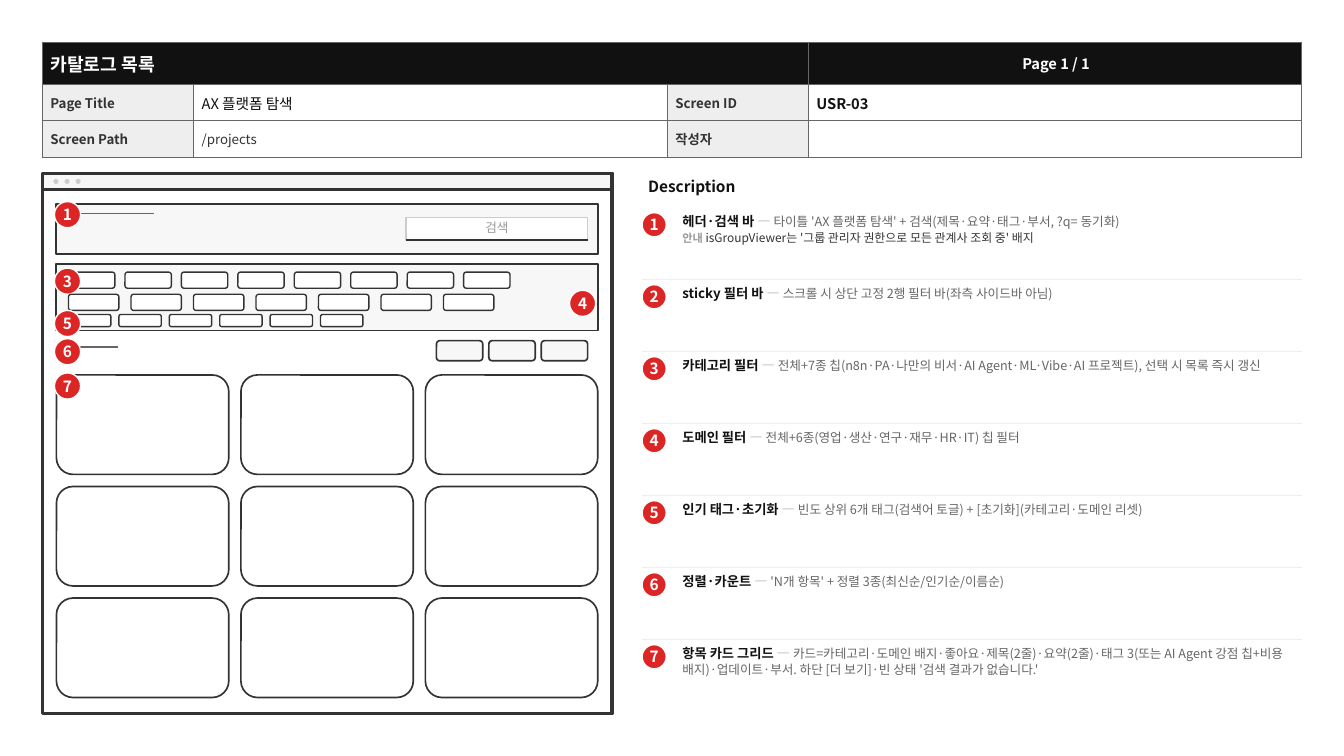
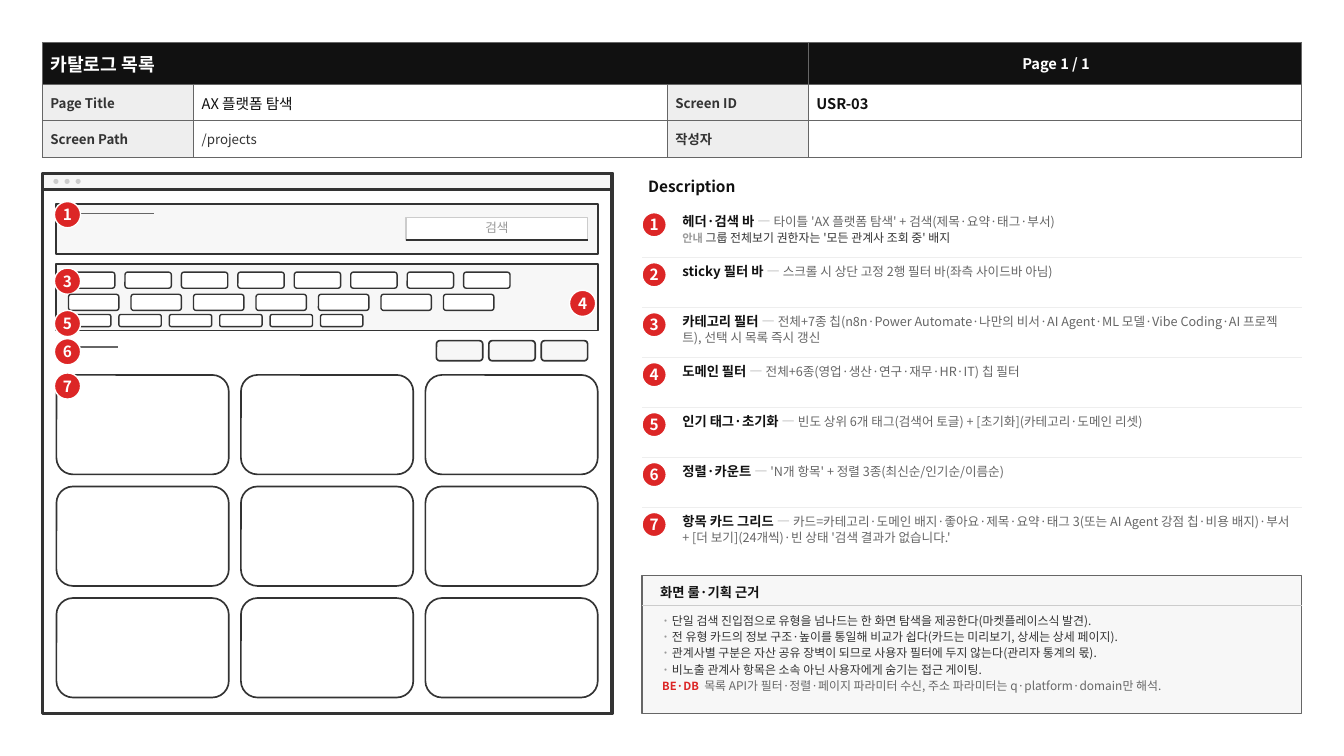
Before and after one commit to BaeNerd/Workspace, a slide deck: slide 6 of axplatform/docs/screen-specs/user-screens.pptx. Drawn at 1344x756 pixels with LibreOffice and Linux fonts; fonts in the diff are those of the drawing. Boxes give left, top, right and bottom in pixels: in the first picture for what was removed or moved away, otherwise in the second. Text is boxed around its words. In the diff, an @@ line names an element or a change of style, - is before the commit and + after.

```diff
--- a/axplatform/docs/screen-specs/user-screens.pptx
+++ b/axplatform/docs/screen-specs/user-screens.pptx
@@ text at <box>682,215,1055,243</box>: text changed @@
-헤더·검색 바 — 타이틀 'AX 플랫폼 탐색' + 검색(제목·요약·태그·부서, ?q= 동기화)
-안내 isGroupViewer는 '그룹 관리자 권한으로 모든 관계사 조회 중' 배지
+헤더·검색 바 — 타이틀 'AX 플랫폼 탐색' + 검색(제목·요약·태그·부서)
+안내 그룹 전체보기 권한자는 '모든 관계사 조회 중' 배지
@@ ellipse "2": place and size @@
-ellipse "2" at <box>642,284,666,309</box>
+ellipse "2" at <box>642,263,666,287</box>
@@ line moved from (642, 279) - (1302, 279) to (642, 258) - (1302, 258) @@
@@ text "sticky 필터 바 — 스크롤 ...": place and size @@
-text "sticky 필터 바 — 스크롤 ..." at <box>682,287,1052,301</box>
+text "sticky 필터 바 — 스크롤 ..." at <box>682,265,1052,279</box>
@@ ellipse "3": place and size @@
-ellipse "3" at <box>642,357,666,381</box>
+ellipse "3" at <box>642,313,666,337</box>
@@ line moved from (642, 352) - (1302, 352) to (642, 308) - (1302, 308) @@
@@ text at <box>682,315,1278,344</box>: text changed @@
-카테고리 필터 — 전체+7종 칩(n8n·PA·나만의 비서·AI Agent·ML·Vibe·AI 프로젝트), 선택 시 목록 즉시 갱신
+카테고리 필터 — 전체+7종 칩(n8n·Power Automate·나만의 비서·AI Agent·ML 모델·Vibe Coding·AI 프로젝트), 선택 시 목록 즉시 갱신
@@ line moved from (642, 423) - (1302, 423) to (642, 358) - (1302, 358) @@
@@ ellipse "4": place and size @@
-ellipse "4" at <box>642,429,666,453</box>
+ellipse "4" at <box>642,363,666,387</box>
@@ text "도메인 필터 — 전체+6종(영업·생산·연구·재무·HR·IT) 칩 ...": place and size @@
-text "도메인 필터 — 전체+6종(영업·생산·연구·재무·HR·IT) 칩 ..." at <box>682,431,1019,445</box>
+text "도메인 필터 — 전체+6종(영업·생산·연구·재무·HR·IT) 칩 ..." at <box>682,365,1019,379</box>
@@ ellipse "5": place and size @@
-ellipse "5" at <box>642,501,666,525</box>
+ellipse "5" at <box>642,412,666,437</box>
@@ line moved from (642, 496) - (1302, 496) to (642, 407) - (1302, 407) @@
@@ text "인기 태그·초기화 — 빈도 상위 ...": place and size @@
-text "인기 태그·초기화 — 빈도 상위 ..." at <box>682,503,1142,517</box>
+text "인기 태그·초기화 — 빈도 상위 ..." at <box>682,415,1142,429</box>
@@ ellipse "6": place and size @@
-ellipse "6" at <box>642,573,666,597</box>
+ellipse "6" at <box>642,463,666,487</box>
@@ line moved from (642, 568) - (1302, 568) to (642, 458) - (1302, 458) @@
@@ text "정렬·카운트 — 'N개 항목' + ...": place and size @@
-text "정렬·카운트 — 'N개 항목' + ..." at <box>682,575,1004,589</box>
+text "정렬·카운트 — 'N개 항목' + ..." at <box>682,465,1004,479</box>
@@ line moved from (642, 640) - (1302, 640) to (642, 507) - (1302, 507) @@
@@ ellipse "7": place and size @@
-ellipse "7" at <box>642,645,666,669</box>
+ellipse "7" at <box>642,512,666,536</box>
@@ text at <box>682,514,1290,545</box>: text changed @@
-항목 카드 그리드 — 카드=카테고리·도메인 배지·좋아요·제목(2줄)·요약(2줄)·태그 3(또는 AI Agent 강점 칩+비용 배지)·업데이트·부서. 하단 [더 보기]·빈 상태 '검색 결과가 없습니다.'
+항목 카드 그리드 — 카드=카테고리·도메인 배지·좋아요·제목·요약·태그 3(또는 AI Agent 강점 칩·비용 배지)·부서 + [더 보기](24개씩)·빈 상태 '검색 결과가 없습니다.'
@@ rectangle added at <box>642,576,1302,714</box>, fill #F7F7F7, outline #666666 1 pt @@
@@ text added at <box>660,585,759,599</box>, 9.5 pt, text #111111, bold @@
+화면 룰·기획 근거
@@ line added from (642, 606) to (1302, 606), #CCCCCC 1 pt @@
@@ text added at <box>662,615,1161,693</box>, 8.5 pt, text #333333 @@
+· 단일 검색 진입점으로 유형을 넘나드는 한 화면 탐색을 제공한다(마켓플레이스식 발견).
+· 전 유형 카드의 정보 구조·높이를 통일해 비교가 쉽다(카드는 미리보기, 상세는 상세 페이지).
+· 관계사별 구분은 자산 공유 장벽이 되므로 사용자 필터에 두지 않는다(관리자 통계의 몫).
+· 비노출 관계사 항목은 소속 아닌 사용자에게 숨기는 접근 게이팅.
+BE·DB 목록 API가 필터·정렬·페이지 파라미터 수신, 주소 파라미터는 q·platform·domain만 해석.
```
Also in this commit, not shown: 22 other slides changed, 6 other files.
